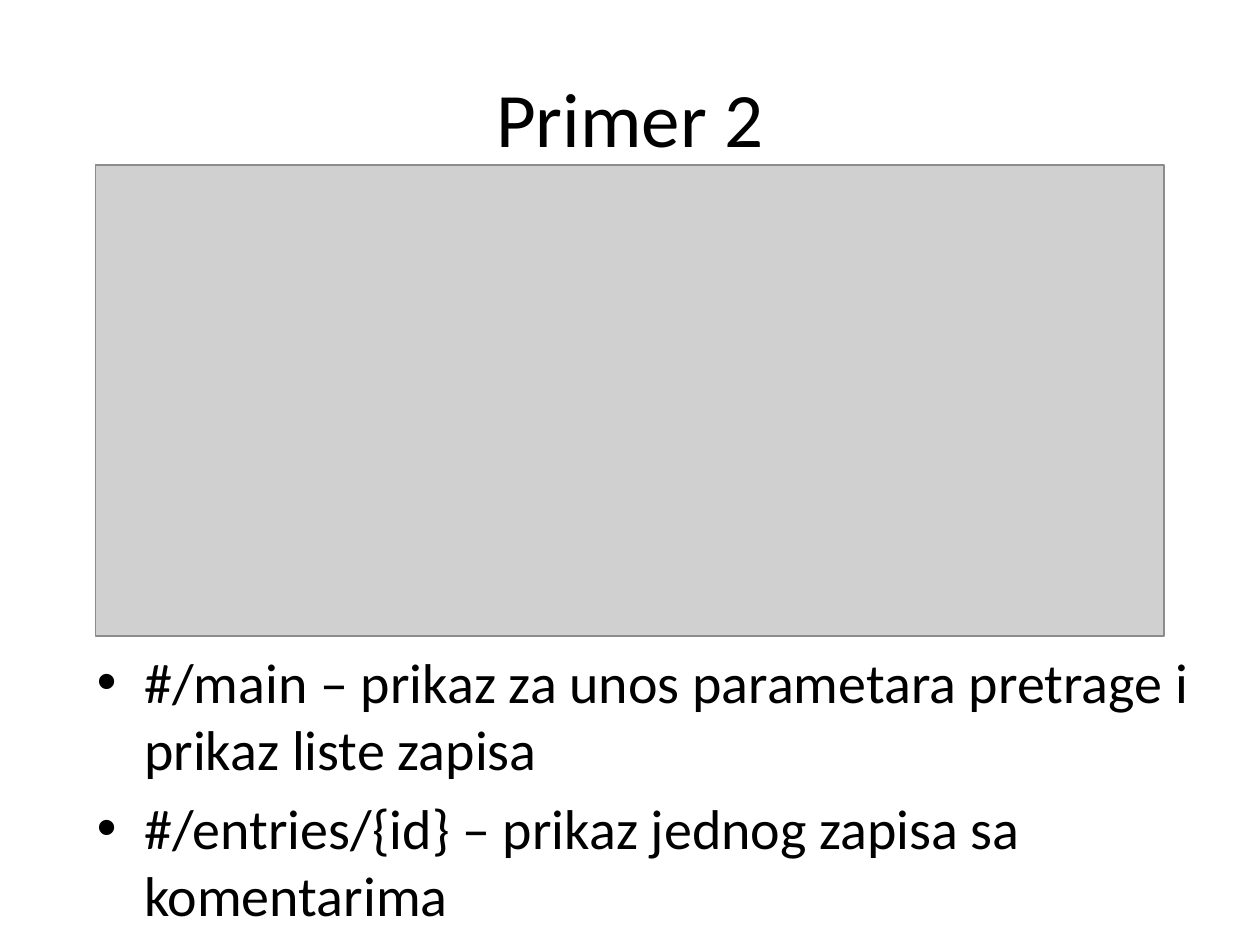
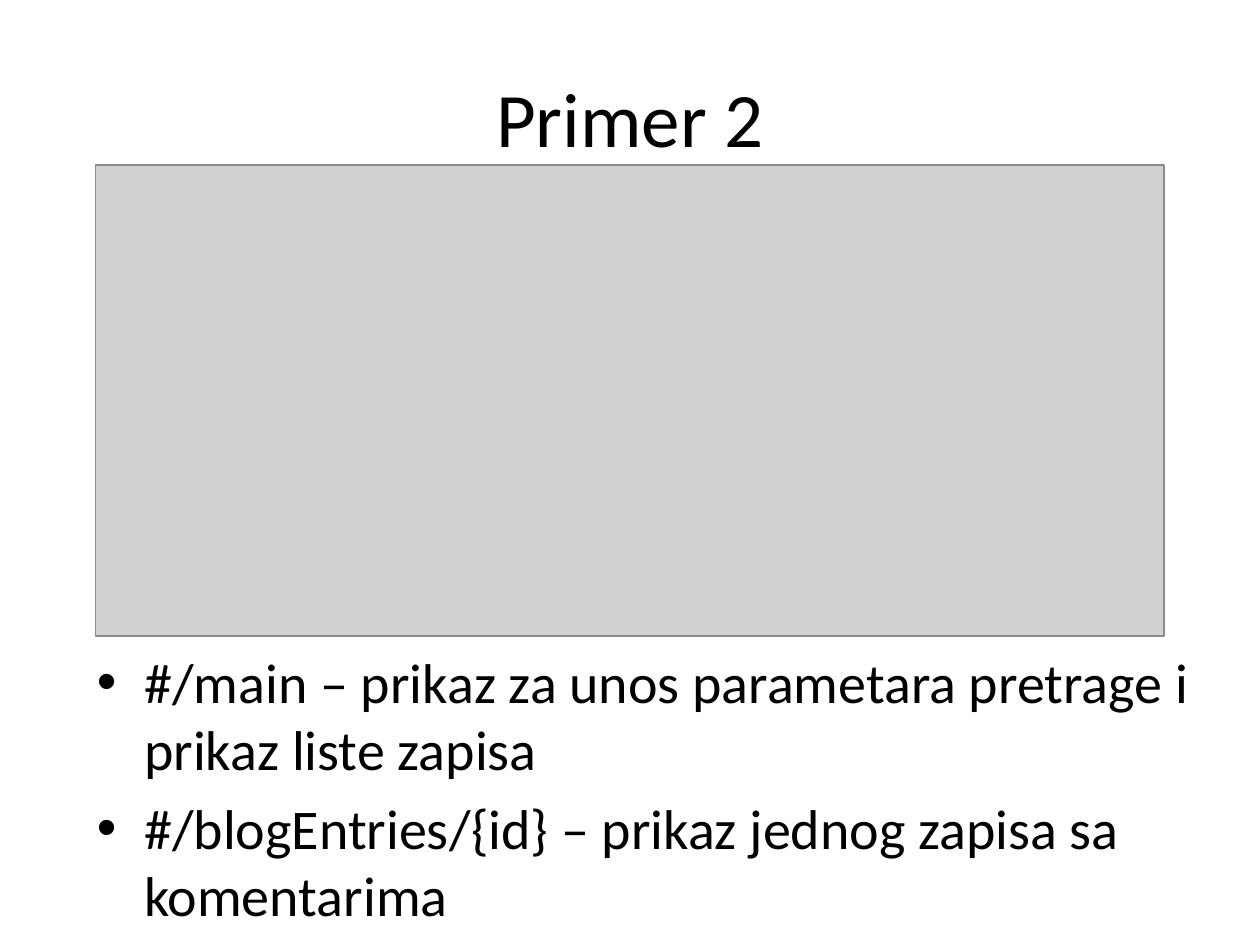
Before and after one commit to XWS2016/AngularJS, a slide deck: slide 14 of 04_Rutiranje/04 rutiranje.pptx. Drawn at 1260x945 pixels with LibreOffice and Linux fonts; fonts in the diff are those of the drawing; grey boxes stand for pictures. Boxes give left, top, right and bottom in pixels: in the first picture for what was removed or moved away, otherwise in the second. Text is boxed around its words. In the diff, an @@ line names an element or a change of style, - is before the commit and + after.

```diff
--- a/04_Rutiranje/04 rutiranje.pptx
+++ b/04_Rutiranje/04 rutiranje.pptx
@@ text at bbox=[144, 808, 1119, 859]: text changed @@
-• #/entries/{id} – prikaz jednog zapisa sa komentarima
+• #/blogEntries/{id} – prikaz jednog zapisa sa komentarima
```
Also in this commit, not shown: 3 other slides changed, 29 other files.
